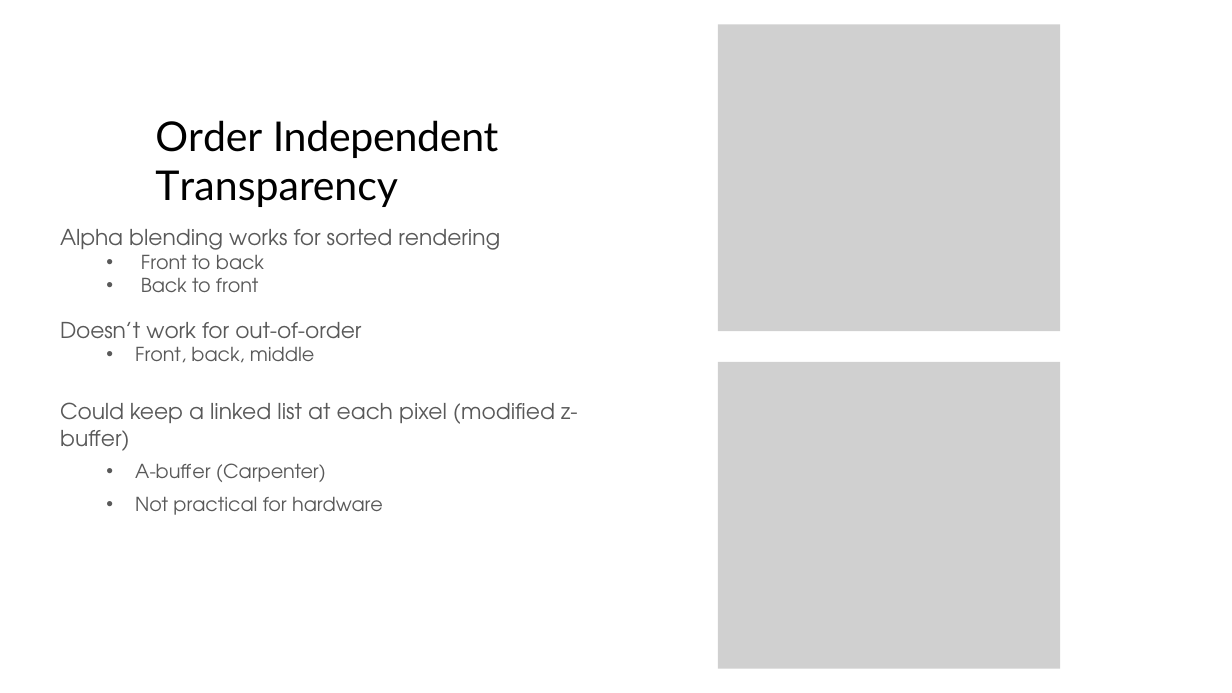
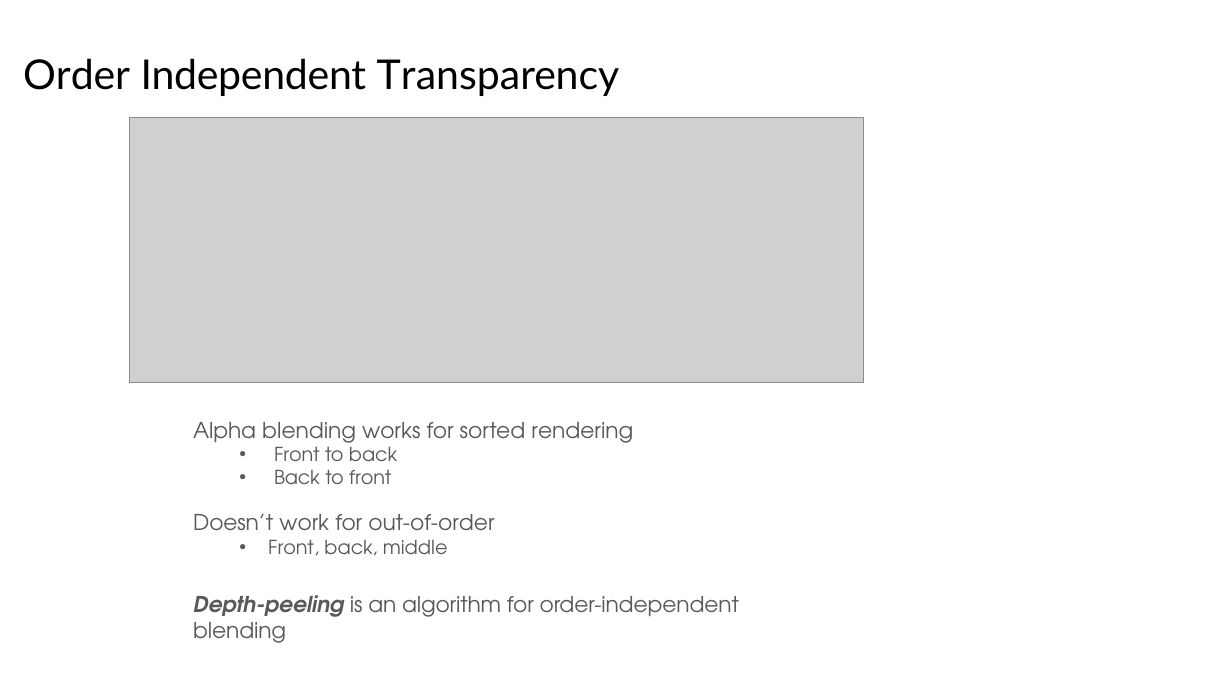
Before and after one commit to illinois-cs418/cs418CourseMaterial, a slide deck: slide 34 of Lectures/CS418-Lecture21-Compositing.pptx (slide 22 before the commit). Drawn at 1232x693 pixels with LibreOffice and Linux fonts; fonts in the diff are those of the drawing; grey boxes stand for pictures. Boxes give left, top, right and bottom in pixels: in the first picture for what was removed or moved away, otherwise in the second. Text is boxed around its words. In the diff, an @@ line names an element or a change of style, - is before the commit and + after.

```diff
--- a/Lectures/CS418-Lecture21-Compositing.pptx
+++ b/Lectures/CS418-Lecture21-Compositing.pptx
@@ picture removed at (718, 24, 1061, 331) @@
@@ title "Order Independent Transparency" rewrapped from (155, 120, 498, 207) to (23, 58, 620, 96) @@
@@ picture added at (129, 117, 864, 384) @@
@@ picture removed at (718, 362, 1061, 669) @@
@@ text "Alpha blending works for sorted ...": place and size @@
-text "Alpha blending works for sorted ..." at (60, 229, 578, 482)
+text "Alpha blending works for sorted ..." at (193, 422, 739, 617)
@@ text at (193, 595, 739, 617): text changed @@
-Could keep a linked list at each pixel (modified z-buffer)
-  • A-buffer (Carpenter)
-  • Not practical for hardware
+Depth-peeling is an algorithm for order-independent blending
```
Also in this commit, not shown: 7 other slides changed, 12 slides added, 6 slides removed.
